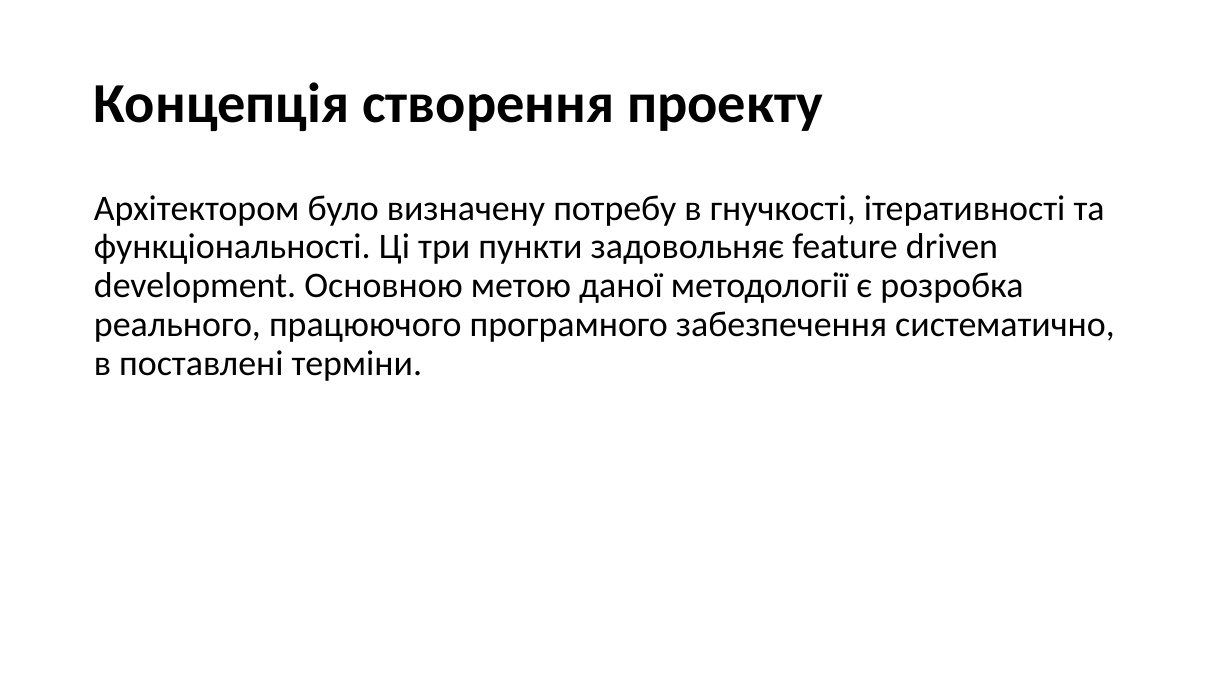
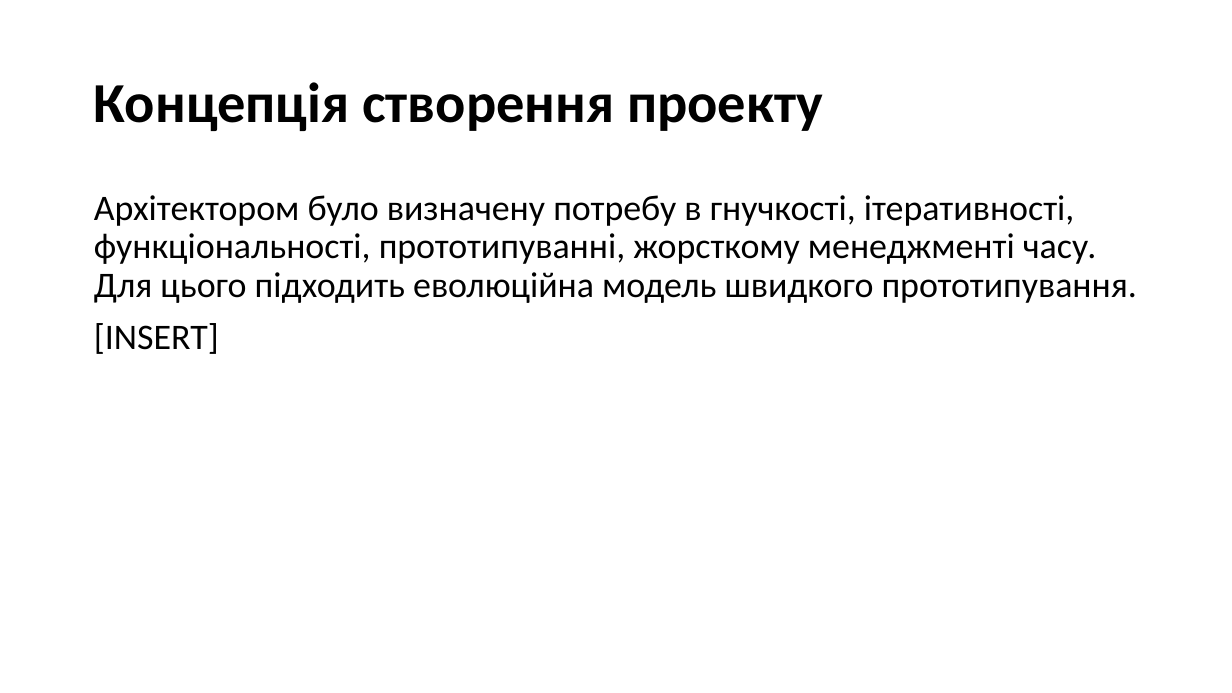
Before and after one commit to d3mage/elektronna_kafedra, a slide deck: slide 6 of elektronna_kafedra.pptx. Drawn at 1232x693 pixels with LibreOffice and Linux fonts; fonts in the diff are those of the drawing. Boxes give left, top, right and bottom in pixels: in the first picture for what was removed or moved away, otherwise in the second. Text is boxed around its words. In the diff, an @@ line names an element or a change of style, - is before the commit and + after.

```diff
--- a/elektronna_kafedra.pptx
+++ b/elektronna_kafedra.pptx
@@ text at [94,195,1137,354]: text changed @@
-Архітектором було визначену потребу в гнучкості, ітеративності та функціональності. Ці три пункти задовольняє feature driven development. Основною метою даної методології є розробка реального, працюючого програмного забезпечення систематично, в поставлені терміни.
+Архітектором було визначену потребу в гнучкості, ітеративності, функціональності, прототипуванні, жорсткому менеджменті часу. Для цього підходить еволюційна модель швидкого прототипування.
+[INSERT]
```
